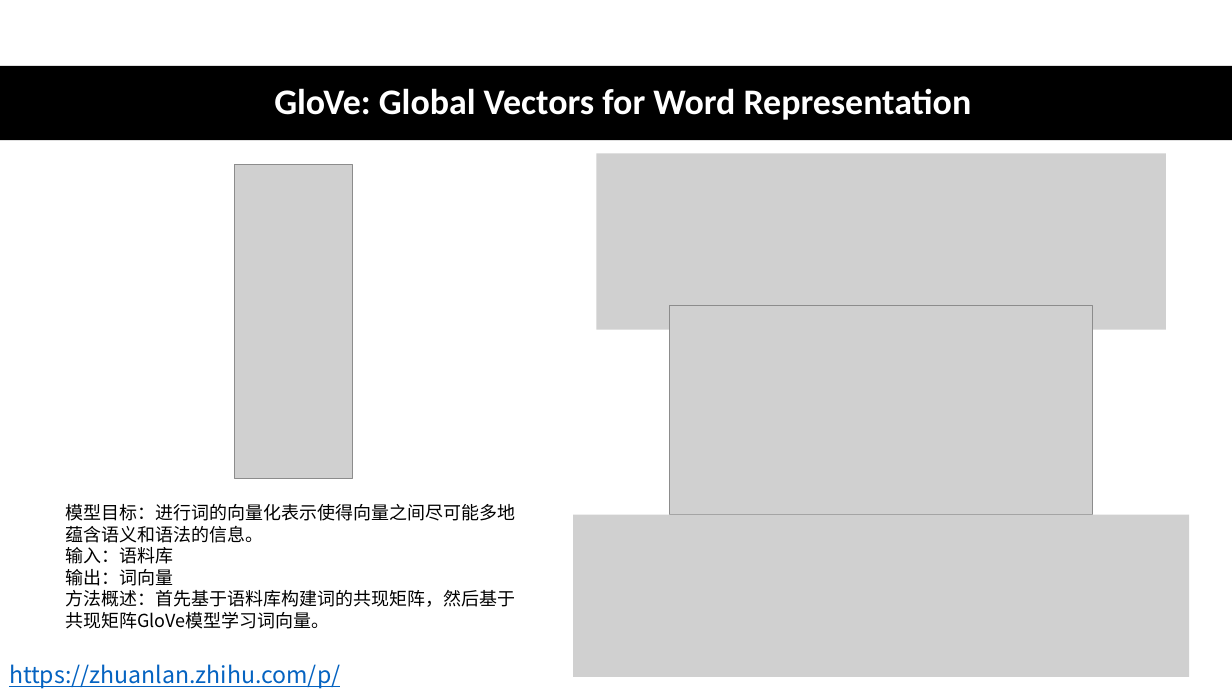
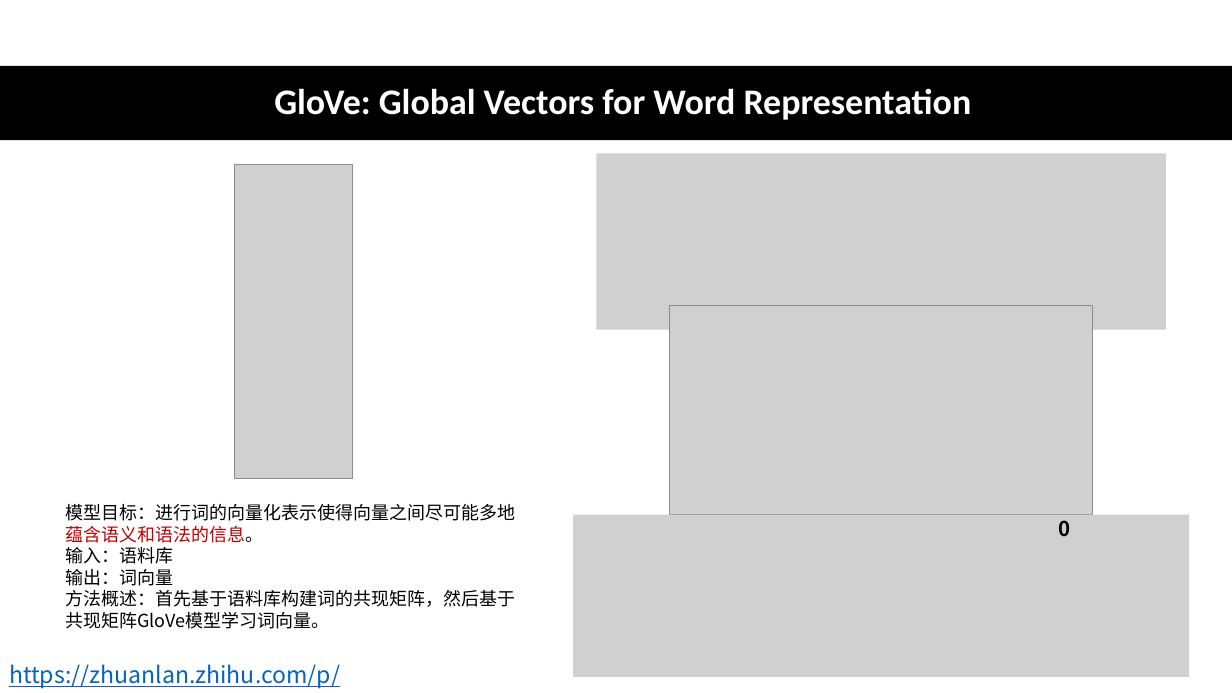
Before and after one commit to CrescentIvy/CPSS, a slide deck: slide 7 of xinwei zhao.pptx (slide 5 before the commit). Drawn at 1232x693 pixels with LibreOffice and Linux fonts; fonts in the diff are those of the drawing; grey boxes stand for pictures. Boxes give left, top, right and bottom in pixels: in the first picture for what was removed or moved away, otherwise in the second. Text is boxed around its words. In the diff, an @@ line names an element or a change of style, - is before the commit and + after.

```diff
--- a/xinwei zhao.pptx
+++ b/xinwei zhao.pptx
@@ text at box(65, 504, 515, 543): text colour #000000 to #C00000 in "模型目标：进行词的向量化表示使得向量之间尽可能多地蕴含语义和语法的信息。" @@
@@ text added at box(1059, 520, 1071, 537), 16 pt, text #000000, bold @@
+0
```
Also in this commit, not shown: 11 other slides changed, 5 slides added, 4 slides removed, 1 other file.
